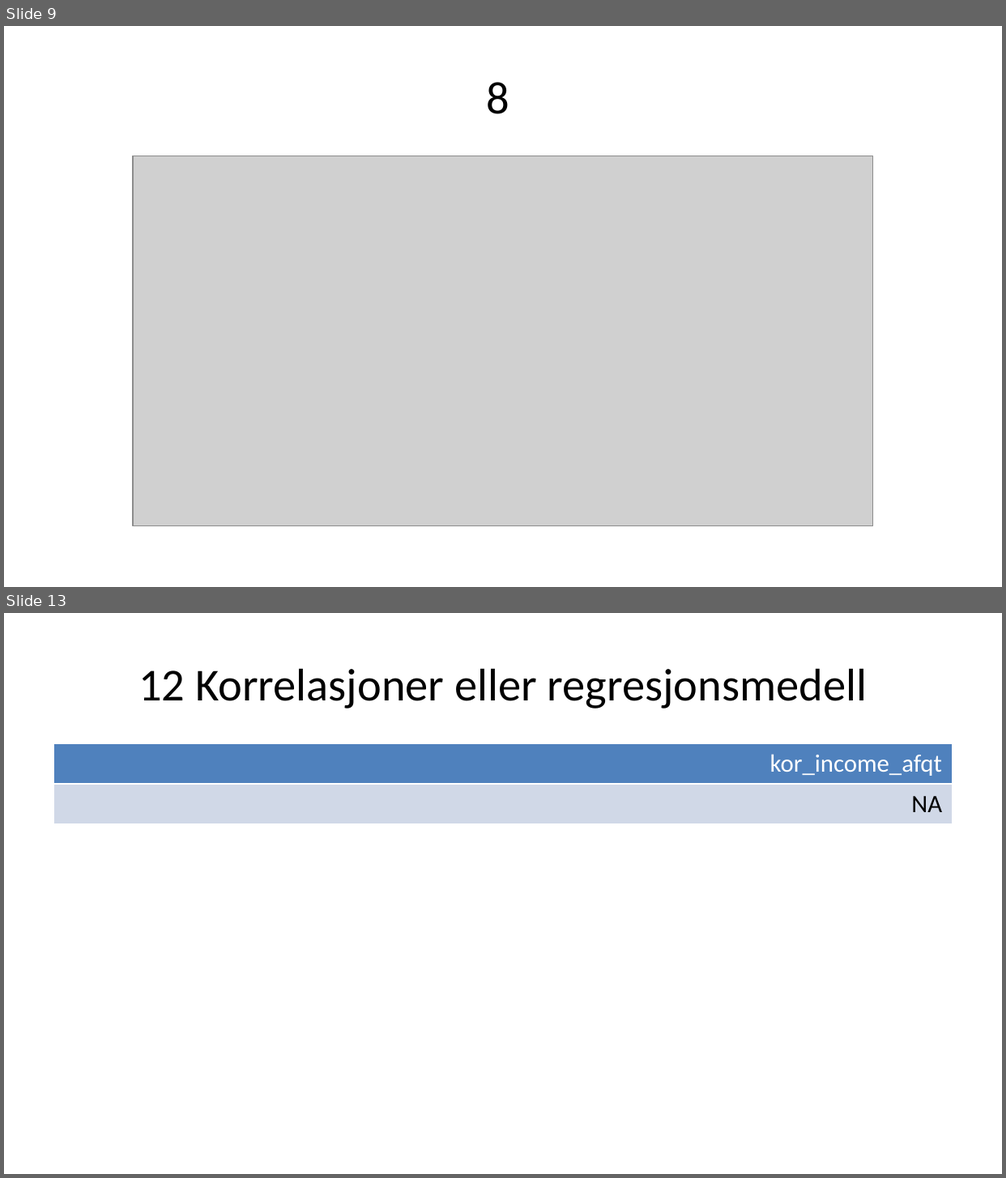
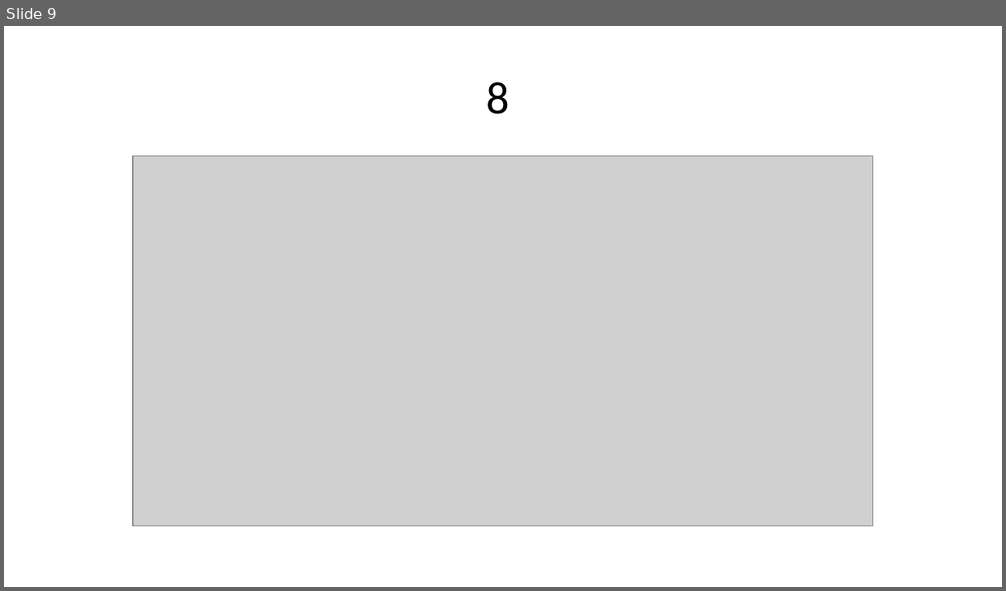
Before and after one commit to H-Vika/MSB105-Assign-2, a slide deck: MSB105 assign 2 presentasjon.pptx. Shown one above the other, each under a label of ours: slides 9 and 13 before the commit, slide 9 after it; the slides between them are not shown. The pictures are 1006x1178 and 1006x591 pixels, drawn with LibreOffice and Linux fonts; fonts in the diff are those of the drawing; grey boxes stand for pictures. Boxes give left, top, right and bottom in pixels: in the first picture for what was removed or moved away, otherwise in the second. Text is boxed around its words. In the diff, an @@ line names an element or a change of style, - is before the commit and + after.

```diff
--- a/MSB105 assign 2 presentasjon.pptx
+++ b/MSB105 assign 2 presentasjon.pptx
@@ slide 13 removed at [4,613,1002,1174], background #FFFFFF @@
@@ title removed at [138,668,867,709] @@
-12 Korrelasjoner eller regresjonsmedell
@@ table removed at [54,743,952,1114], 2 rows, 1 columns @@
-kor_income_afqt
-NA
```
Also in this commit, not shown: 3 slides changed, 2 other slides removed, 2 other files.
